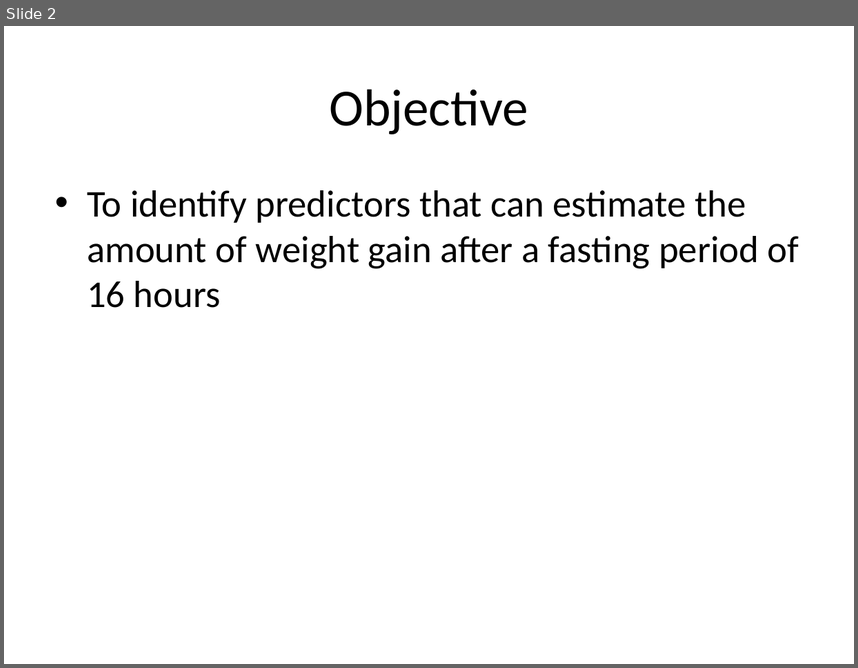
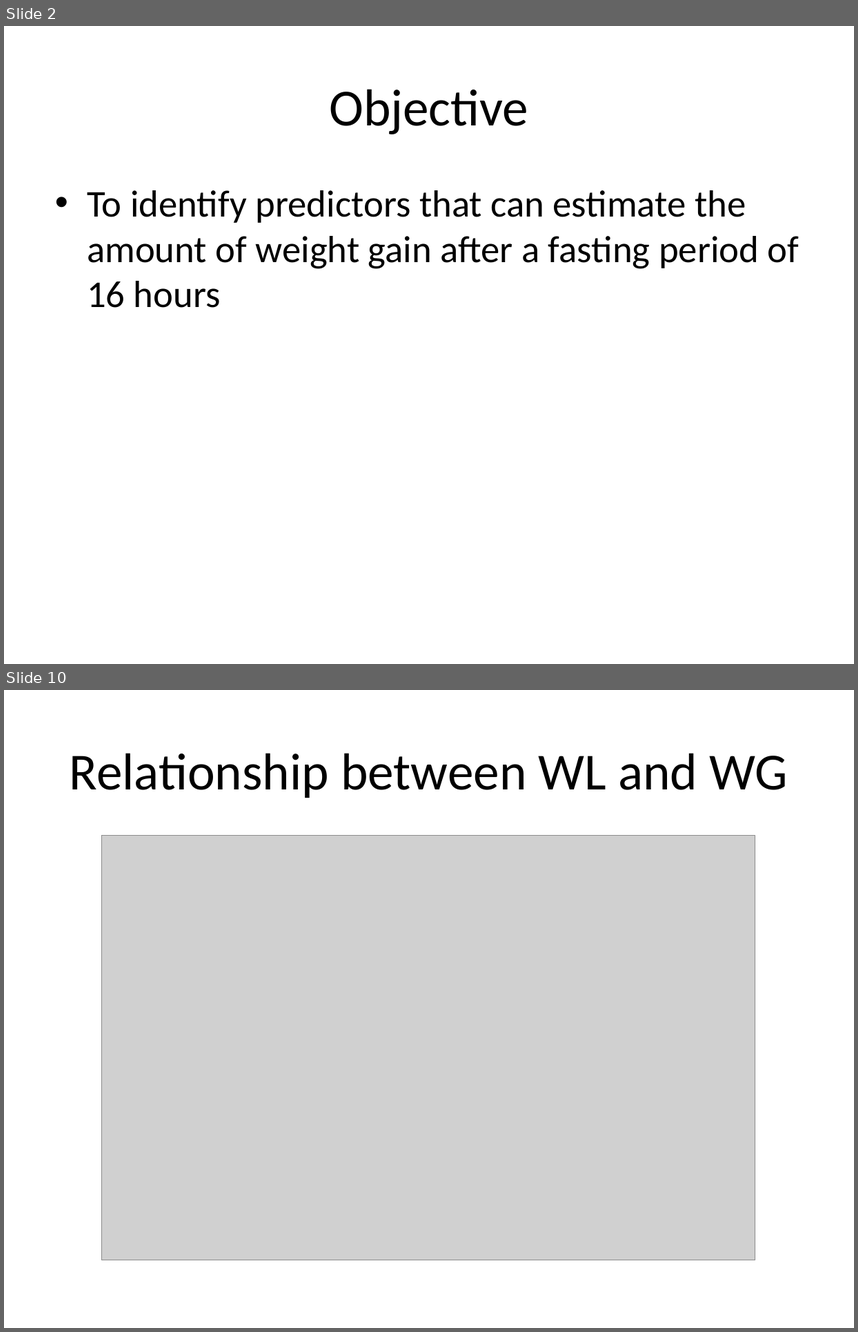
Before and after one commit to BridgesLab/PredictorsDietInducedObesity, a slide deck: ResultsSlides.pptx. Shown one above the other, each under a label of ours: slide 2 before the commit, slides 2 and 10 after it; the slides between them are not shown. The pictures are 858x668 and 858x1332 pixels, drawn with LibreOffice and Linux fonts; fonts in the diff are those of the drawing; grey boxes stand for pictures. Boxes give left, top, right and bottom in pixels: in the first picture for what was removed or moved away, otherwise in the second. Text is boxed around its words. In the diff, an @@ line names an element or a change of style, - is before the commit and + after.

```diff
--- a/ResultsSlides.pptx
+++ b/ResultsSlides.pptx
@@ slide 10 added at bbox=[4, 690, 854, 1328], background #FFFFFF @@
@@ title added at bbox=[70, 753, 788, 798], 44 pt, text #000000 @@
+Relationship between WL and WG
@@ picture added at bbox=[102, 836, 755, 1261] @@
```
Also in this commit, not shown: 2 slides changed, 12 other slides added.
